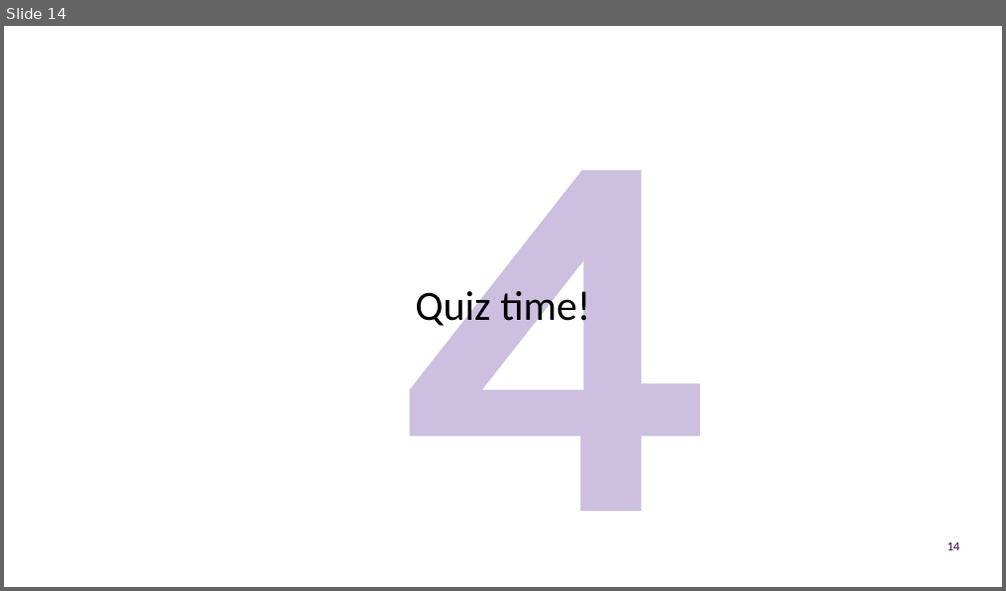
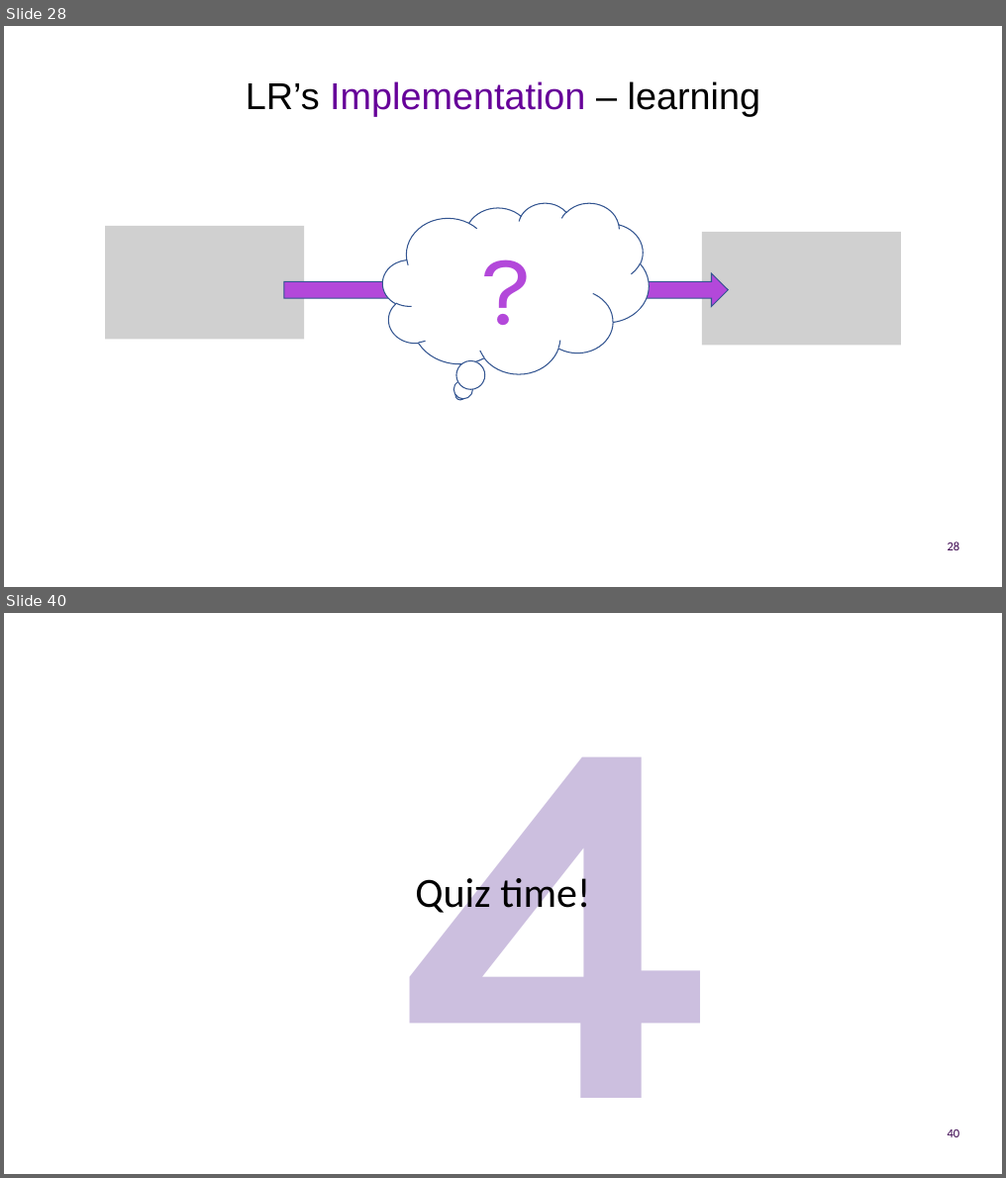
Before and after one commit to UOMDSS/workshops-2022-2023, a slide deck: semester-1/Week-7-EEG-Feeling-Emotions-Logistic-Regression/presentation.pptx. Shown one above the other, each under a label of ours: slide 14 before the commit, slides 28 and 40 after it; the slides between them are not shown. The pictures are 1006x591 and 1006x1178 pixels, drawn with LibreOffice and Linux fonts; fonts in the diff are those of the drawing; grey boxes stand for pictures; background and template pictures are left out. Boxes give left, top, right and bottom in pixels: in the first picture for what was removed or moved away, otherwise in the second. Text is boxed around its words. In the diff, an @@ line names an element or a change of style, - is before the commit and + after.

```diff
--- a/semester-1/Week-7-EEG-Feeling-Emotions-Logistic-Regression/presentation.pptx
+++ b/semester-1/Week-7-EEG-Feeling-Emotions-Logistic-Regression/presentation.pptx
@@ slide 28 added at (4,26,1002,587), background #FFFFFF @@
@@ title added at (246,81,760,117), 36 pt, text #660099 @@
+LR’s Implementation – learning
@@ thought cloud added at (383,202,648,374), fill #FFFFFF, outline #325491 1 pt, 96 pt, text #B348DA @@
+?
@@ picture added at (105,226,304,339) @@
@@ picture added at (702,232,901,345) @@
@@ right arrow added at (284,274,728,307), fill #B348DA, outline #325491 1 pt @@
@@ page number added at (947,542,960,551), 12 pt, text #3B054F @@
+28
@@ what was slide 14 is now slide 40 @@
@@ page number at (947,1130,960,1138): text changed @@
-14
+40
```
Also in this commit, not shown: 7 slides changed, 26 other slides added, 6 slides removed.
